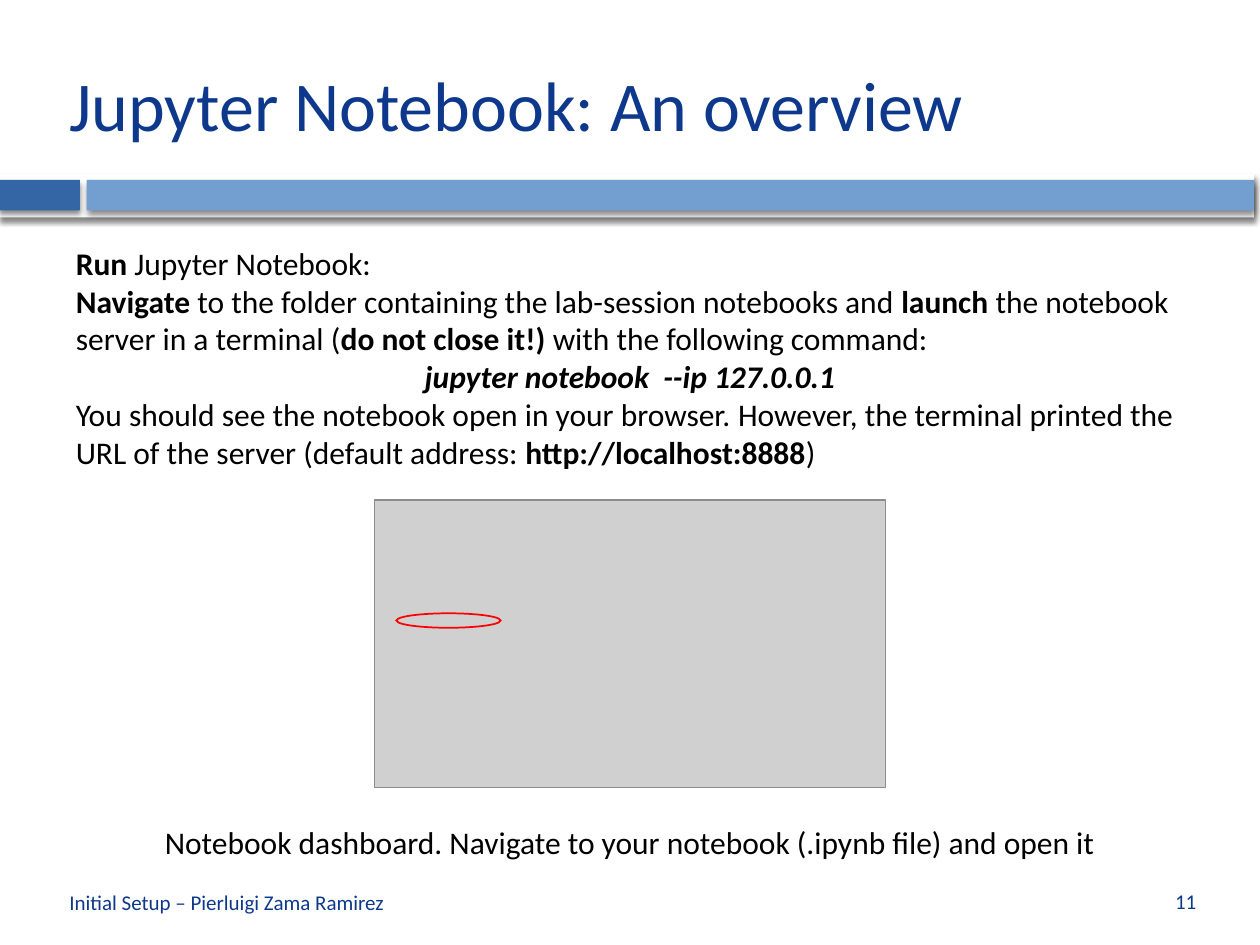
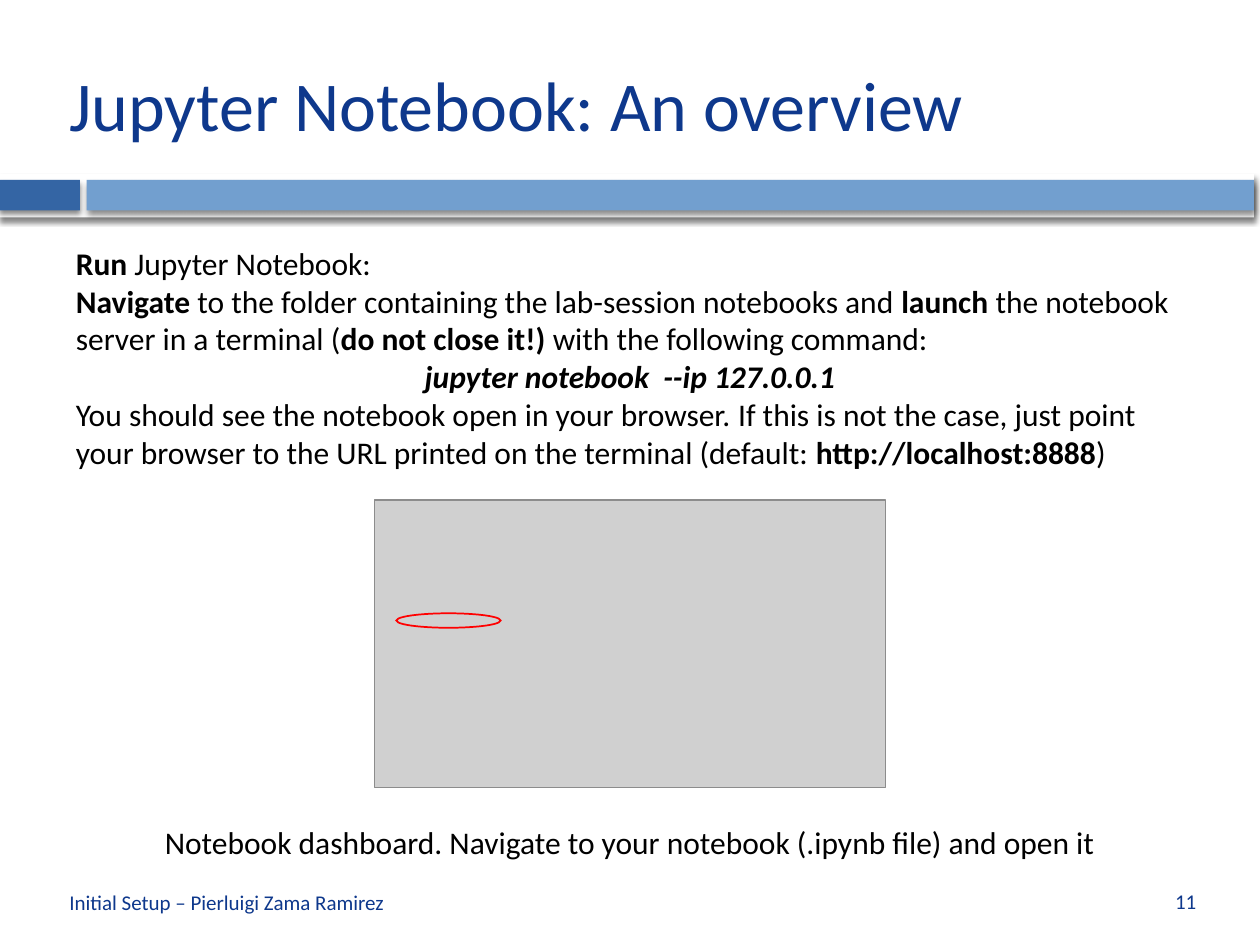
Before and after one commit to CVLAB-Unibo/ComputerVisionImageProcessing-LabSessions, a slide deck: slide 11 of LabSession0 - Initial Setup.pptx. Drawn at 1260x945 pixels with LibreOffice and Linux fonts; fonts in the diff are those of the drawing; grey boxes stand for pictures; background and template pictures are left out. Boxes give left, top, right and bottom in pixels: in the first picture for what was removed or moved away, otherwise in the second. Text is boxed around its words. In the diff, an @@ line names an element or a change of style, - is before the commit and + after.

```diff
--- a/LabSession0 - Initial Setup.pptx
+++ b/LabSession0 - Initial Setup.pptx
@@ text at [76, 404, 1135, 469]: text changed @@
-You should see the notebook open in your browser. However, the terminal printed the URL of the server (default address: http://localhost:8888)
+You should see the notebook open in your browser. If this is not the case, just point your browser to the URL printed on the terminal (default: http://localhost:8888)
```
Also in this commit, not shown: 5 other slides changed.
